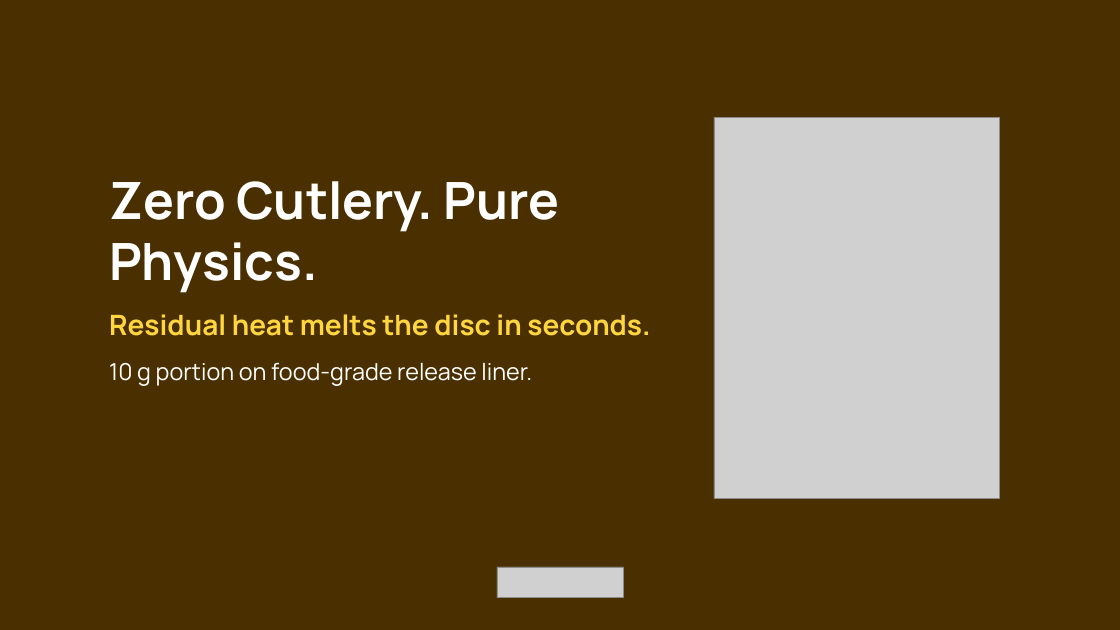
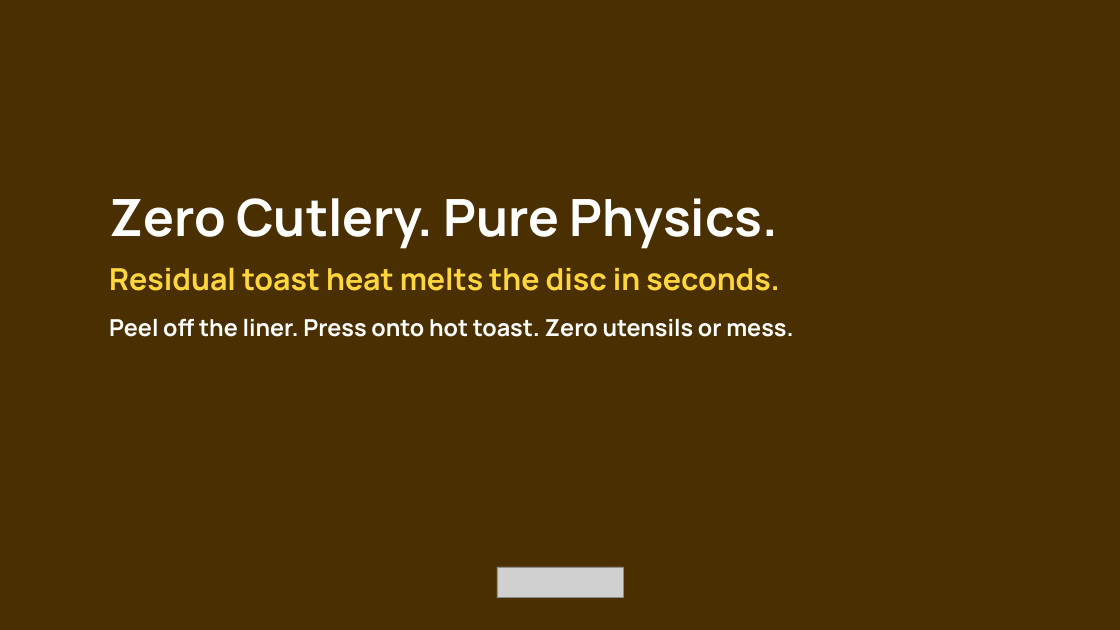
Before and after one commit to JacobCrume/stamp-spreads, a slide deck: slide 6 of presentation/Stamp-pitch.pptx (slide 7 before the commit). Drawn at 1120x630 pixels with LibreOffice and Linux fonts; fonts in the diff are those of the drawing; grey boxes stand for pictures. Boxes give left, top, right and bottom in pixels: in the first picture for what was removed or moved away, otherwise in the second. Text is boxed around its words. In the diff, an @@ line names an element or a change of style, - is before the commit and + after.

```diff
--- a/presentation/Stamp-pitch.pptx
+++ b/presentation/Stamp-pitch.pptx
@@ picture removed at (714, 118, 1000, 498) @@
@@ text at (109, 198, 778, 249): less space between paragraphs @@
@@ text "Zero Cutlery. Pure Physics.": place and size @@
-text "Zero Cutlery. Pure Physics." at (109, 181, 650, 386)
+text "Zero Cutlery. Pure Physics." at (109, 198, 793, 337)
@@ text at (109, 267, 793, 337): text changed; bold on @@
-Residual heat melts the disc in seconds.
-10 g portion on food-grade release liner.
+Residual toast heat melts the disc in seconds.
+Peel off the liner. Press onto hot toast. Zero utensils or mess.
```
Also in this commit, not shown: 18 other slides changed, 3 slides removed, 2 other files.
